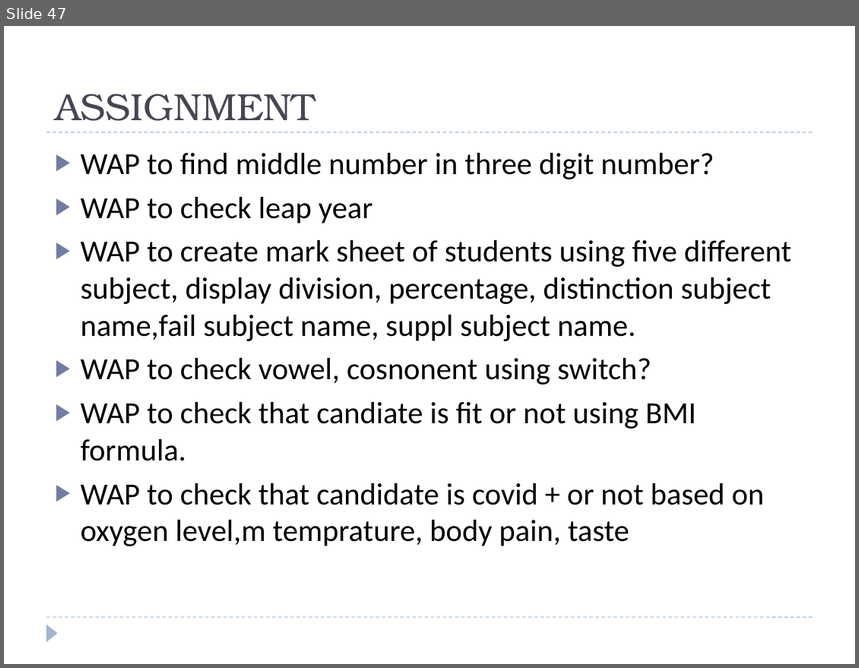
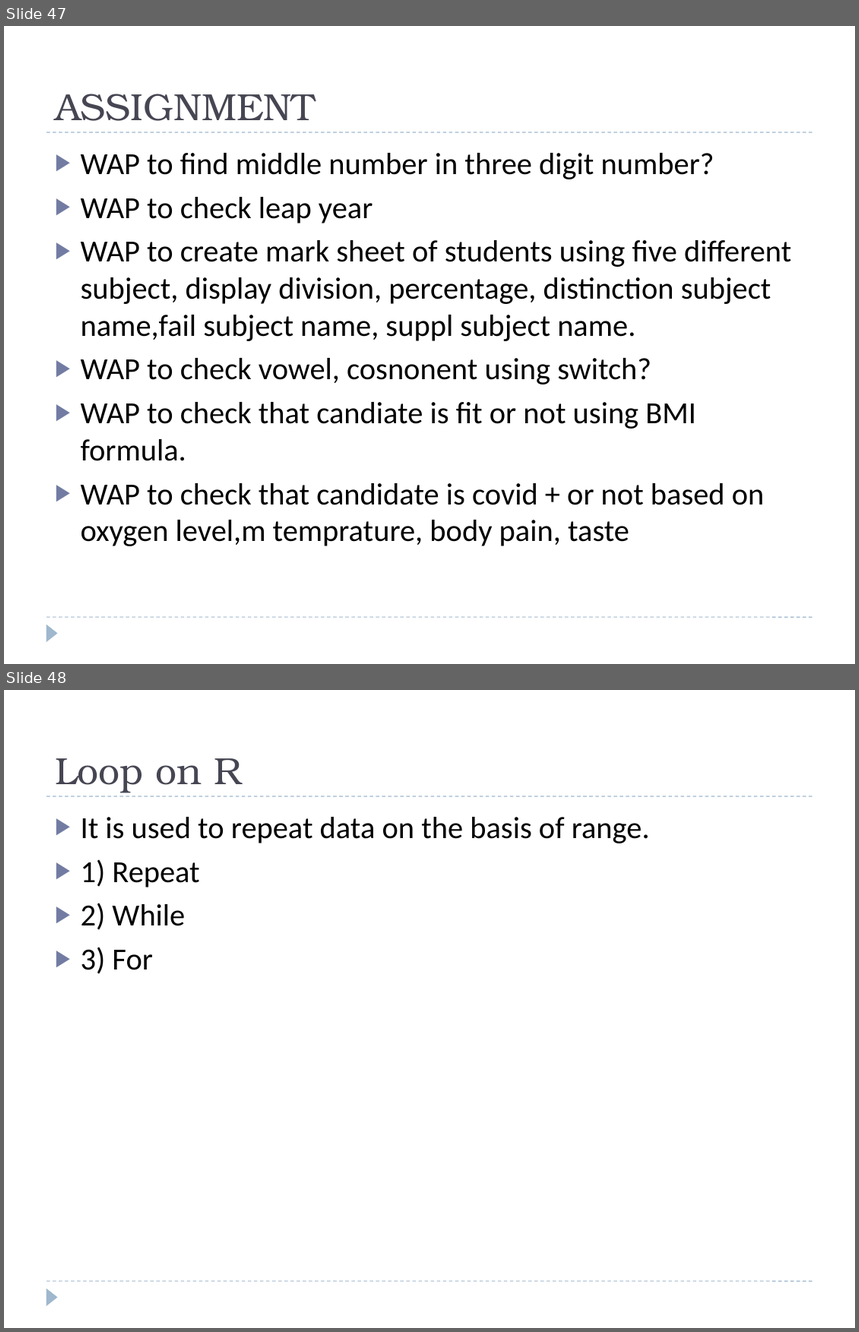
Before and after one commit to shivaconceptsolution/R, a slide deck: R Introduction.pptx. Shown one above the other, each under a label of ours: slide 47 before the commit, slides 47 and 48 after it. The pictures are 859x668 and 859x1332 pixels, drawn with LibreOffice and Linux fonts; fonts in the diff are those of the drawing. Boxes give left, top, right and bottom in pixels: in the first picture for what was removed or moved away, otherwise in the second. Text is boxed around its words. In the diff, an @@ line names an element or a change of style, - is before the commit and + after.

```diff
--- a/R Introduction.pptx
+++ b/R Introduction.pptx
@@ slide 48 added at (4,690,855,1328), background #FFFFFF; not listed: 3 template elements that a slide beside it also shows @@
@@ title added at (55,758,241,793), 32 pt, text #464653 @@
+Loop on R
@@ text added at (81,817,650,974), 26 pt, text #000000 @@
+▶ It is used to repeat data on the basis of range.
+▶ 1) Repeat
+▶ 2) While
+▶ 3) For
```
Also in this commit, not shown: 11 other slides added.
